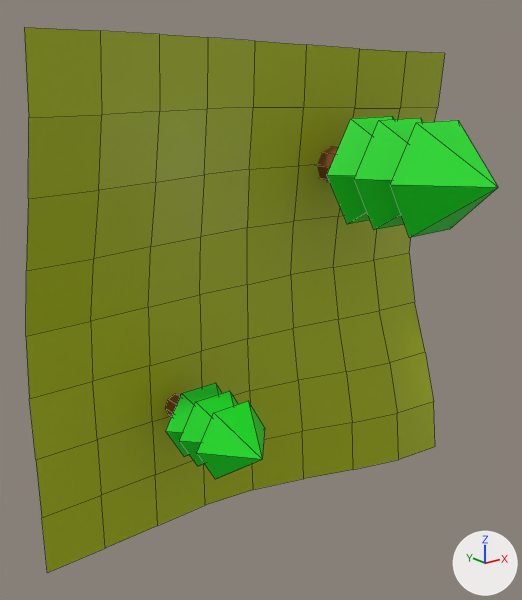
The OBJ model EntornVGI/modelos/ejemplo.obj as it was, and as the next commit left it.
Before and after are seen from a 50 mm lens placed at (-7.38, -9.6, 3.5), pointed at (-0.58, -1.1, 0.1). Lighting does not change. The marker at lower right points along +X, +Y and +Z. The older version comes first. Mesh edges are drawn as thin lines. Where no turn or scale is listed for an object, it has been applied to the vertices.
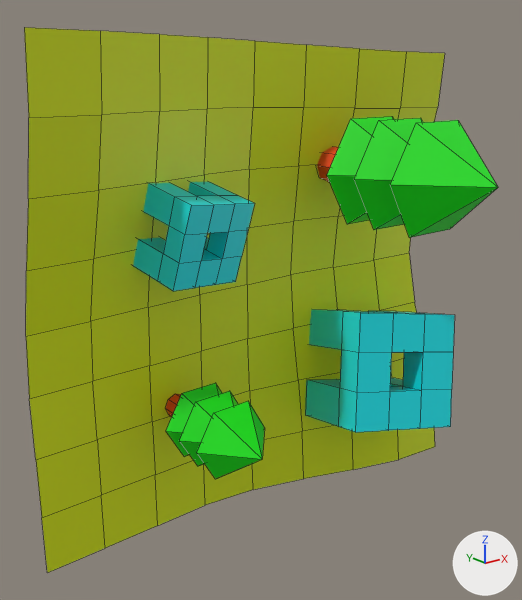
The newer file is also turned or shifted as a whole; pictures and numbers use the older file's frame.

Location of each change, (x1, y1, x2, y2) in pixels of the pictures (522 x 600 px):
'Plane', recoloured
    both: (24, 27, 445, 573)
'Cube', added (cyan)
    after: (305, 309, 455, 432)
'Cube.001', added (cyan)
    after: (133, 182, 255, 291)

The change in detail:
Material 'verde' (mat_verde) changes colour from yellow #abb900 to yellow #d7e700; in linear values from (0.406, 0.488, 0.0) to (0.683, 0.8, 0.0).
Material 'marron' (mat_marron) changes colour from brown #844b1f to orange #e7471b; in linear values from (0.232, 0.0699, 0.0135) to (0.8, 0.063, 0.0109).
Material 'Material.001' (mat_material_001) is new.
Its base color is (0.0, 0.743, 0.8) (cyan #00e0e7).
Mesh me_cube_001 is new.
It has 48 vertices, 48 faces and spans x -2.34..-0.75, y -1.37..0.17, z 0.41..2.04.
It uses material mat_material_001 (cyan #00e0e7).
Mesh me_cube is new.
It has 48 vertices, 48 faces and spans x 0.66..3.34, y -2.59..-0.04, z -2.96..-0.3.
It uses material mat_material_001 (cyan #00e0e7).
Object 'Cube.001' (ob_cube_001) is new; it shows me_cube_001.
Its location is (0.0, 0.0, 0.0).
Object 'Cube' (ob_cube) is new; it shows me_cube.
Its location is (0.0, 0.0, 0.0).
